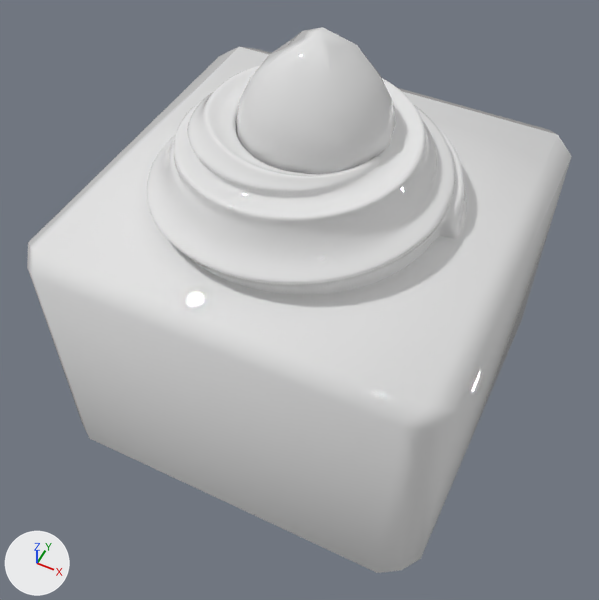
Two versions of the FBX model ZooFight-Project/Assets/09.Models/Blocks/Cake_01.fbx, one commit apart.
The view is the same before and after, from a 50 mm camera at (0.704, -1.493, 2.145) aimed at (0.03, -0.145, 0.461). The axes (+X, +Y, +Z) are drawn at lower left. The lights are the same throughout.

The first picture shows 'Cake_berry', 'Cake_body', 'Cream'.
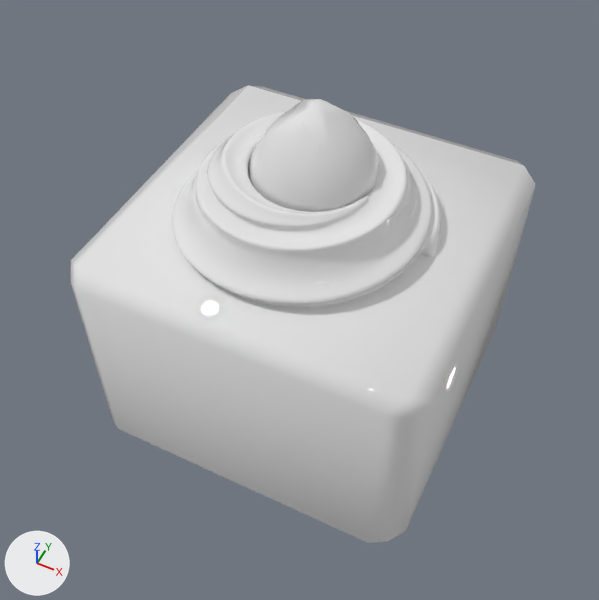
Where the change shows, as pixel boxes (x1, y1, x2, y2) in the pictures (599 x 600 px):
'Cake_body', rescaled (15% narrower, 13% shorter): before (27, 47, 572, 573); after (71, 85, 536, 543)
'Cream', moved, rescaled (16% narrower, 15% shorter): before (147, 65, 467, 295); after (172, 111, 440, 307)
'Cake_berry', moved, rescaled (18% narrower, 23% shorter): before (236, 27, 395, 174); after (249, 99, 380, 212)

Edits to the bpy script that builds the scene:
```text
Change ob_cream:
    ob_cream.location: (0.0, 0.0, 0.461) -> (0.0, 0.0, 0.384)
    ob_cream.scale: (0.0122, 0.0122, 0.0122) -> (0.0108, 0.0108, 0.0108)
Change ob_cake_body:
    ob_cake_body.scale: (0.0254, 0.0254, 0.0254) -> (0.0224, 0.0224, 0.0224)
Change ob_cake_berry:
    ob_cake_berry.location: (0.0, 0.0, 0.75) -> (0.0, 0.0, 0.616)
    ob_cake_berry.scale: (0.0122, 0.0122, 0.0211) -> (0.0107, 0.0107, 0.0186)
```
